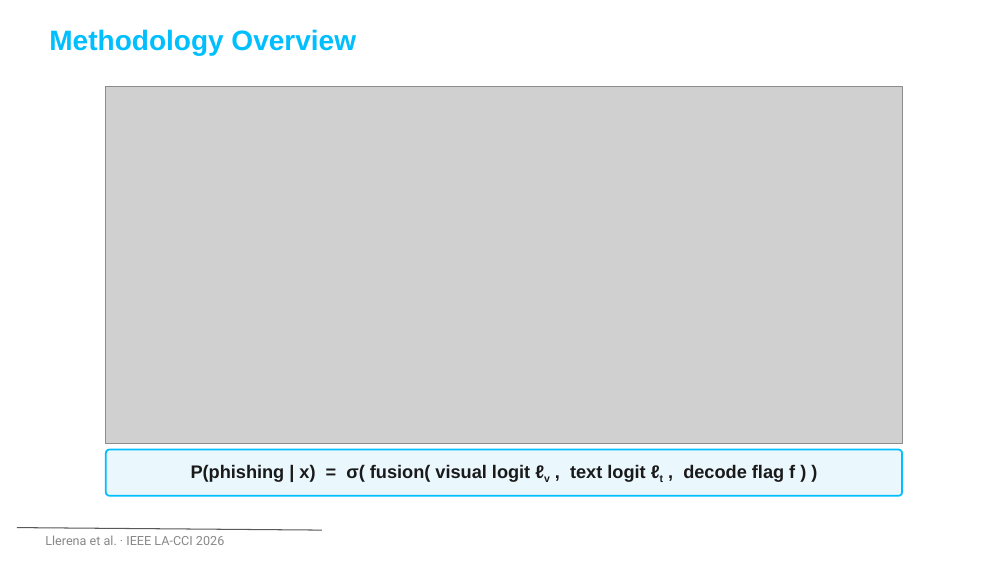
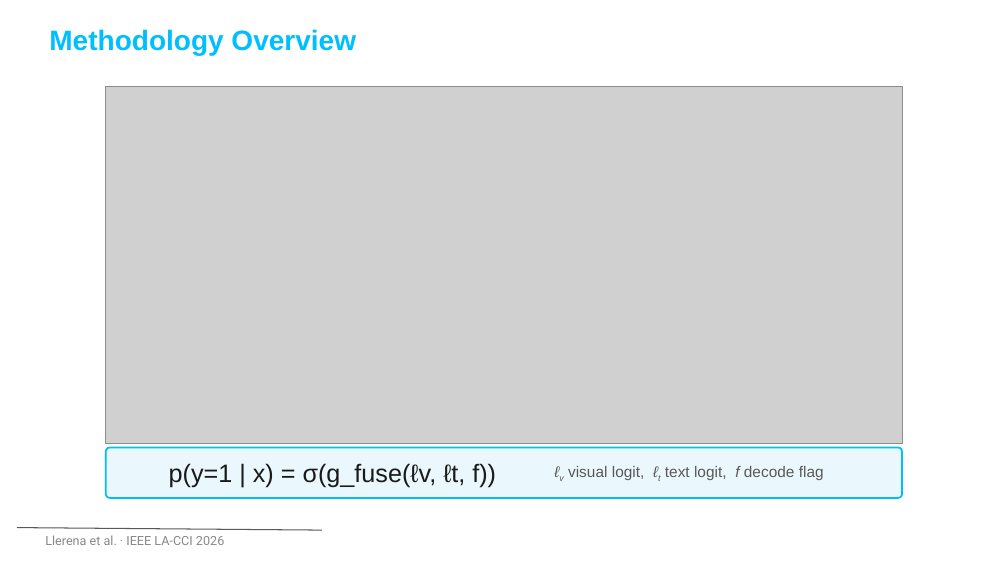
Before and after one commit to nicolasllerenas/Multimodal-Quishing-Detection-Framework, a slide deck: slide 15 of Q-Shield_LACCI2026_Presentacion.pptx (slide 11 before the commit). Drawn at 1008x567 pixels with LibreOffice and Linux fonts; fonts in the diff are those of the drawing; grey boxes stand for pictures; background and template pictures are left out. Boxes give left, top, right and bottom in pixels: in the first picture for what was removed or moved away, otherwise in the second. Text is boxed around its words. In the diff, an @@ line names an element or a change of style, - is before the commit and + after.

```diff
--- a/Q-Shield_LACCI2026_Presentacion.pptx
+++ b/Q-Shield_LACCI2026_Presentacion.pptx
@@ text added at bbox=[169, 463, 496, 488], 18 pt, text #1A1A1A @@
+p(y=1 | x) = σ(g_fuse(ℓv, ℓt, f))
@@ text in rounded rectangle at bbox=[191, 464, 795, 482]: text removed @@
-P(phishing | x) = σ( fusion( visual logit ℓv , text logit ℓt , decode flag f ) )
@@ text added at bbox=[303, 463, 824, 488], 11 pt, text #595959 @@
+ℓv visual logit, ℓt text logit, f decode flag
```
Also in this commit, not shown: 18 other slides changed, 4 slides added, 3 other files.
